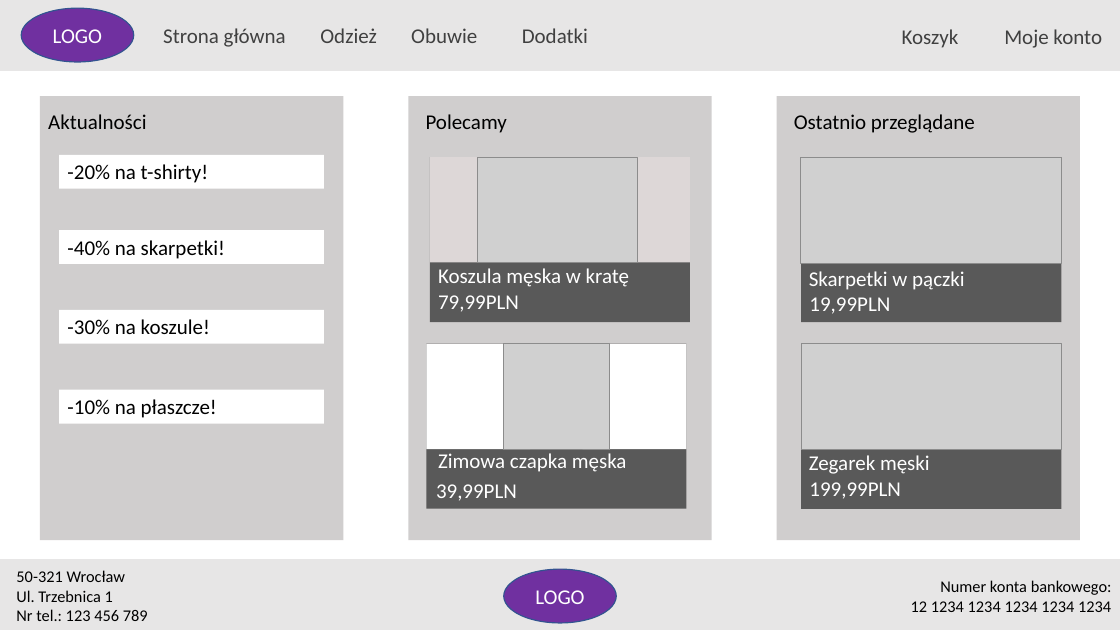
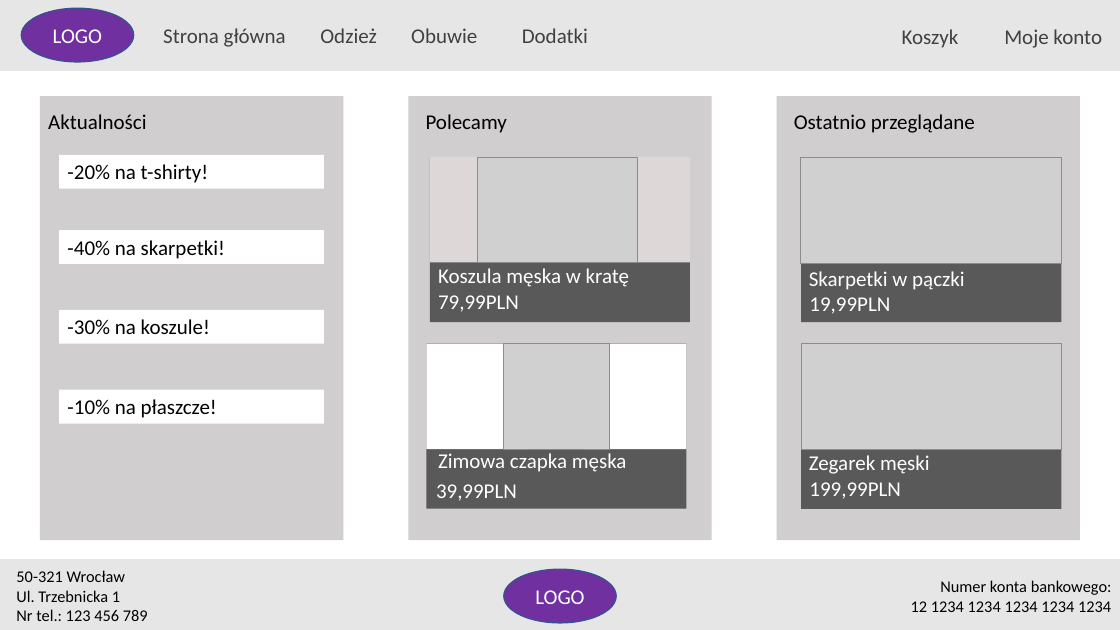
Before and after one commit to szymeq17/Uni, a slide deck: slide 1 of Kurs WWW/Lista 13/prototyp.pptx. Drawn at 1120x630 pixels with LibreOffice and Linux fonts; fonts in the diff are those of the drawing; grey boxes stand for pictures. Boxes give left, top, right and bottom in pixels: in the first picture for what was removed or moved away, otherwise in the second. Text is boxed around its words. In the diff, an @@ line names an element or a change of style, - is before the commit and + after.

```diff
--- a/Kurs WWW/Lista 13/prototyp.pptx
+++ b/Kurs WWW/Lista 13/prototyp.pptx
@@ text at (x1=16, y1=590, x2=120, y2=602): text changed @@
-Ul. Trzebnica 1
+Ul. Trzebnicka 1
```
Also in this commit, not shown: 7 other slides changed, 3 slides added, 22 other files.
